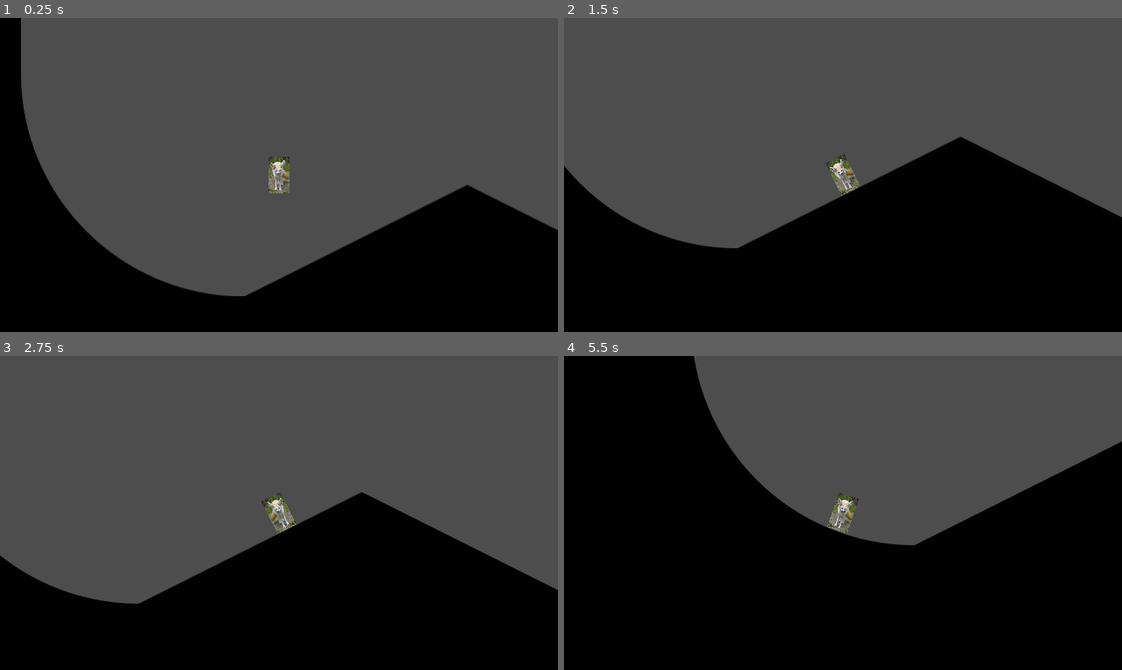
Above: before the commit, frames 1-4 (two rows, left to right).
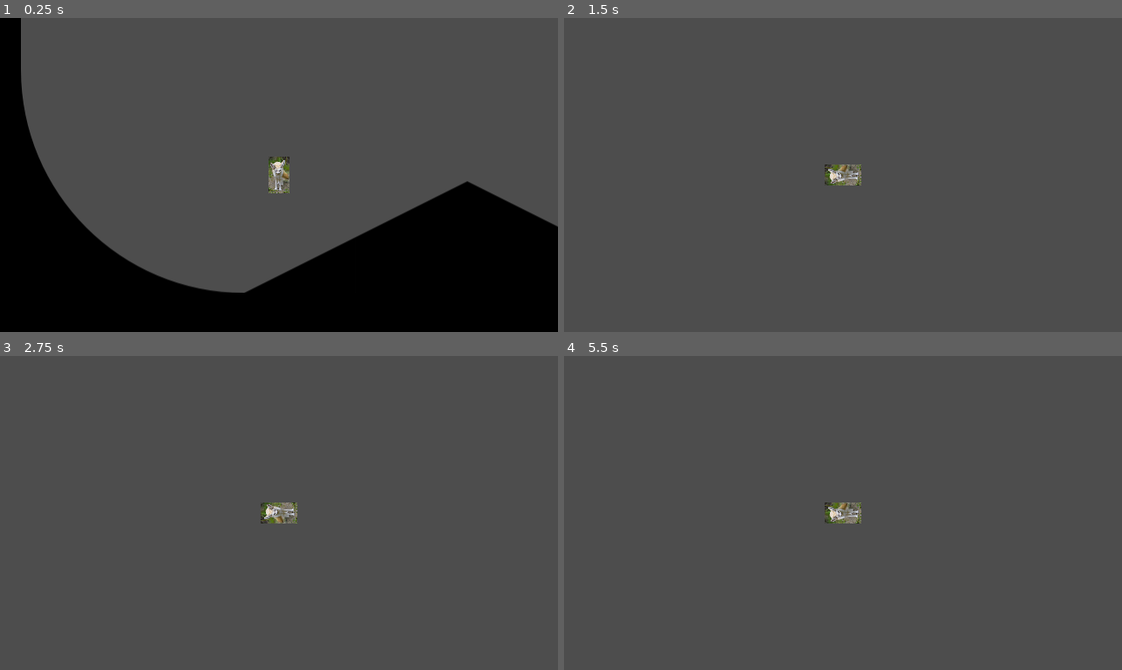
Above: after the commit, the same moments.

Repository: DraethPlace/FencWorks
Game: Godot game, scene res://fenc_works.tscn
Same seed, same stepped clock (60 frames per second), same inputs: the game is played once before the commit and once after it.
Inputs:
- Up to frame 1 (0.25 s): no input
- Up to frame 2 (1.5 s): hold Right (right) from 0.53 s (still down); tap Space (jump) at 0.77 s
- Up to frame 3 (2.75 s): tap Space (jump) at 1.52 s; release Right (right) at 2.03 s; hold Left (left) from 2.03 s (still down)
- Up to frame 4 (5.5 s): release Left (left) at 2.78 s; hold Right (right) 2.78-4.28 s; tap Space (jump) at 3.02, 3.77, 4.52 s; hold Left (left) 4.28-5.03 s; hold Right (right) from 5.03 s (still down)

The runs differ from the first frame. In frame 1, 1.2% of the frame differs, in the area x 3-100%, y 23-89%; in frame 2, 43%; in frame 3, 37%; in frame 4, 66%, in the area x 0-100%, y 0-100%.

Commit message:
Update 360 Movement.gd

Diff:
--- a/360 Movement.gd
+++ b/360 Movement.gd
@@ -13,35 +13,22 @@
 var gravity = ProjectSettings.get_setting("physics/2d/default_gravity")
 
 func _physics_process(delta):
-
-
 	# Handle physics
 	if not is_on_floor():
 		Midair += 1
-	if SensorDir == "D":
 		set_up_direction(Vector2.UP)
 		velocity.y += (gravity * delta)
 		if velocity.y > 19000 and not is_on_floor():
 			velocity.y = 19000
-	elif SensorDir == "U":
-		set_up_direction(Vector2.DOWN)
-		velocity.y += (gravity * delta)*-1
-	elif SensorDir == "R":
-		set_up_direction(Vector2.LEFT)
-		velocity.x += (gravity * delta)*1
-	elif SensorDir == "L":
-		set_up_direction(Vector2.RIGHT)
-		velocity.x += (gravity * delta)*-1
 
 	#Direction facing
-	var forward = Vector2.from_angle((deg_to_rad(rotation_degrees-90)))
 	if Speed == 0:
 		LR = LR
 	elif Speed < 0:
 		LR = "L"
 	elif Speed > 0:
 		LR = "R"
-	# Code for decelerration
+	# Code for changing speed around
 	var Dir = Input.get_axis("left", "right")
 	if Dir:
 		if not (Speed/(abs(Speed)*Dir)) == 1:
@@ -55,17 +42,20 @@
 			else:
 					Speed = 0
 
-	if is_on_floor() and Midair < 5:
+	if is_on_floor():
 		#actually moves player
 		move_local_x(Speed*sin(rotation))
 		move_local_y(Speed*cos(rotation))
-		Jump = 0
-		#Supposed to handle clinging again
-		velocity.x -= (cos(rotation))*(abs(Speed))
-		velocity.y -= (sin(rotation))*((abs(Speed)))
+		if Midair > 0:
+			Midair -= 1
+		Jump=0
+		move_local_x(cos(rotation))
+		move_local_y(sin(rotation))
 	else:
+		velocity.x= Speed
+	#else:
 		#midair movement
-		velocity.x = Speed
+		#velocity.x = Speed
 	#jumping
 	if is_on_floor():
 		if Input.is_action_just_pressed("jump") and is_on_floor():
@@ -93,4 +83,4 @@
 	else:
 		SensorDir = "U"
 
-	print(velocity)
+	print(Midair)
